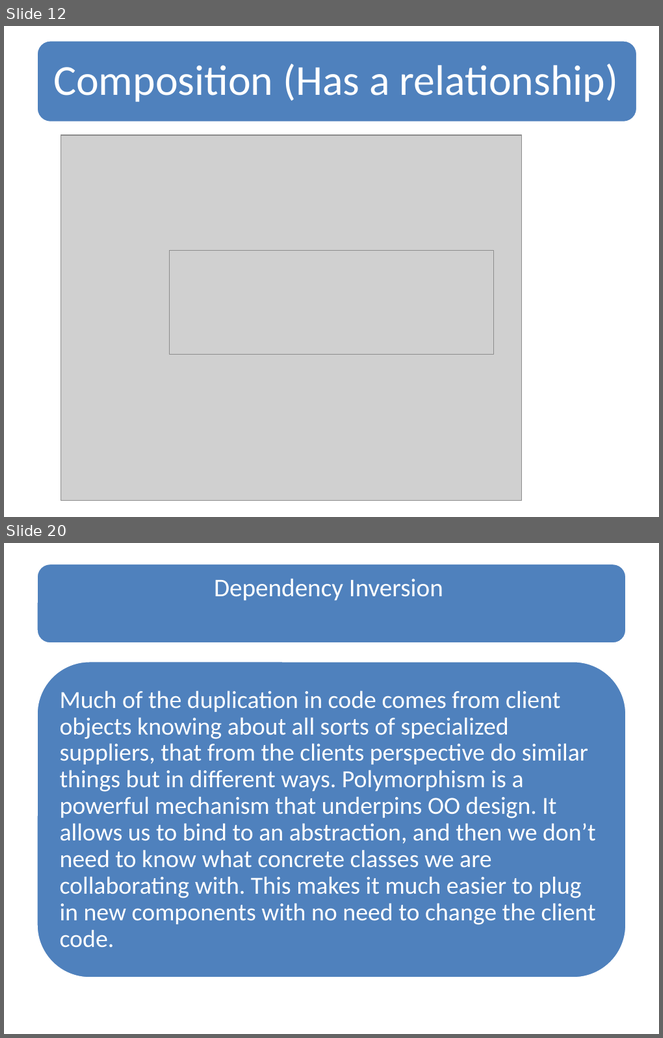
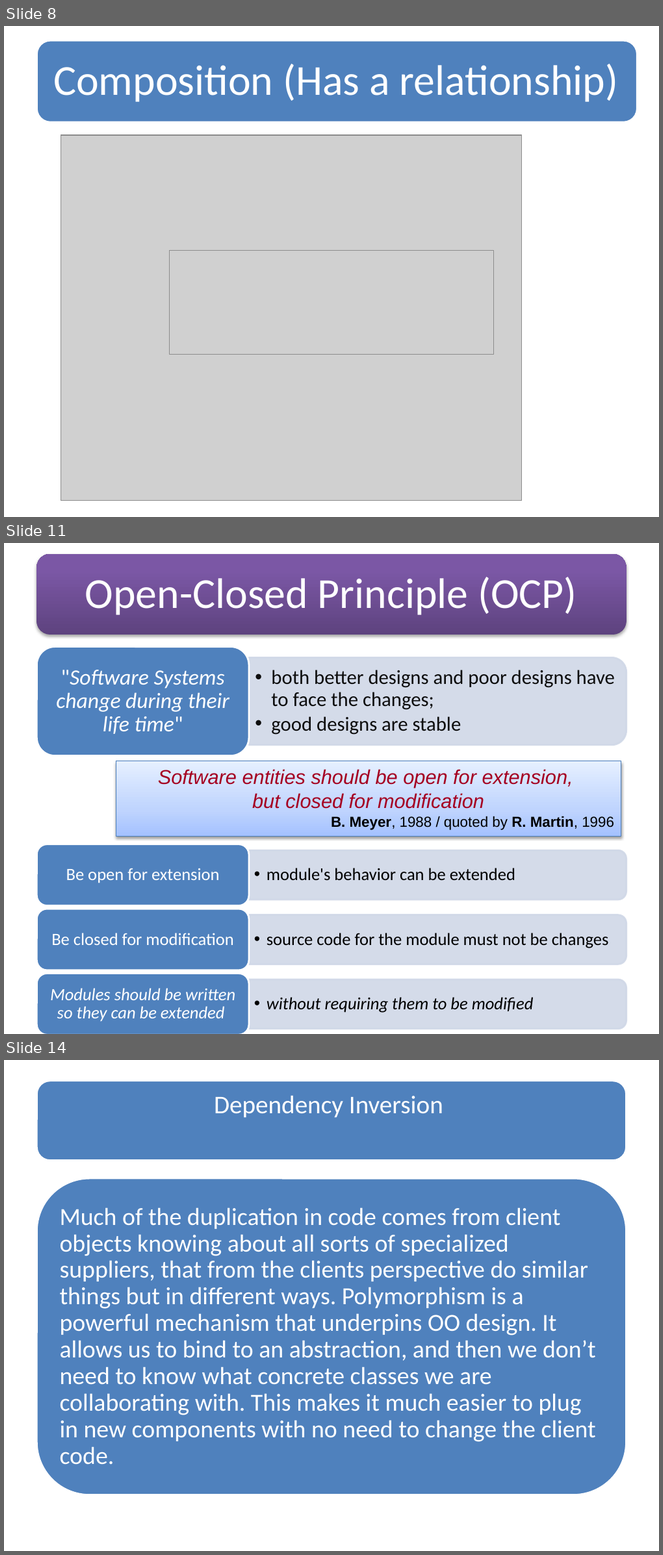
Before and after one commit to soyebparvez/DesignPatternData, a slide deck: Design Principle.pptx. Shown one above the other, each under a label of ours: slides 12 and 20 before the commit, slides 8, 11 and 14 after it; the slides between them are not shown. The pictures are 663x1038 and 663x1555 pixels, drawn with LibreOffice and Linux fonts; fonts in the diff are those of the drawing; grey boxes stand for pictures. Boxes give left, top, right and bottom in pixels: in the first picture for what was removed or moved away, otherwise in the second. Text is boxed around its words. In the diff, an @@ line names an element or a change of style, - is before the commit and + after.

```diff
--- a/Design Principle.pptx
+++ b/Design Principle.pptx
@@ slide 11 added at bbox=[4, 543, 659, 1034], background #FFFFFF @@
@@ rounded rectangle added at bbox=[36, 554, 627, 635], fill gradient #5F4480 to #7B58A6 to #7C57A8 @@
@@ text added at bbox=[85, 577, 577, 615], 47 pt, text #FFFFFF @@
+Open-Closed Principle (OCP)
@@ group added at bbox=[36, 646, 626, 756]: 2 texts, 1 round same rect, 1 rounded rectangle @@
+  •• both better designs and poor designs have to face the changes;
+  •• good designs are stable
+"Software Systems change during their life time"
@@ rectangle added at bbox=[116, 761, 622, 836], fill gradient #A4C4FF to #BFD4FF to #E6EEFF, outline #4B7EBC 0.75 pt, 22 pt, text #A50021, italic @@
+Software entities should be open for extension,
+but closed for modification
+B. Meyer, 1988 / quoted by R. Martin, 1996
@@ group added at bbox=[36, 845, 626, 1034]: 6 texts, 3 round same rects, 3 rounded rectangles @@
+  •• module's behavior can be extended
+Be open for extension
+  •• source code for the module must not be changes
+Be closed for modification
+  •• without requiring them to be modified
+Modules should be written so they can be extended
@@ what was slide 12 is now slide 8 @@
@@ what was slide 20 is now slide 14 @@
```
Also in this commit, not shown: 13 slides changed, 7 slides removed.
